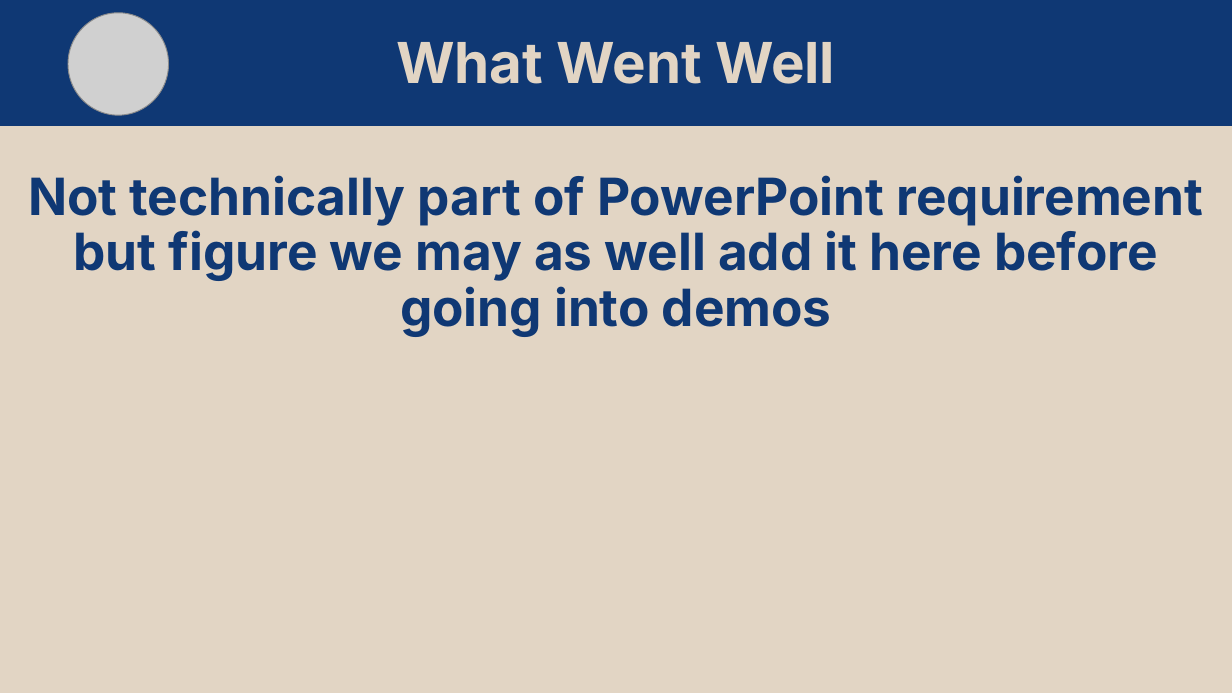
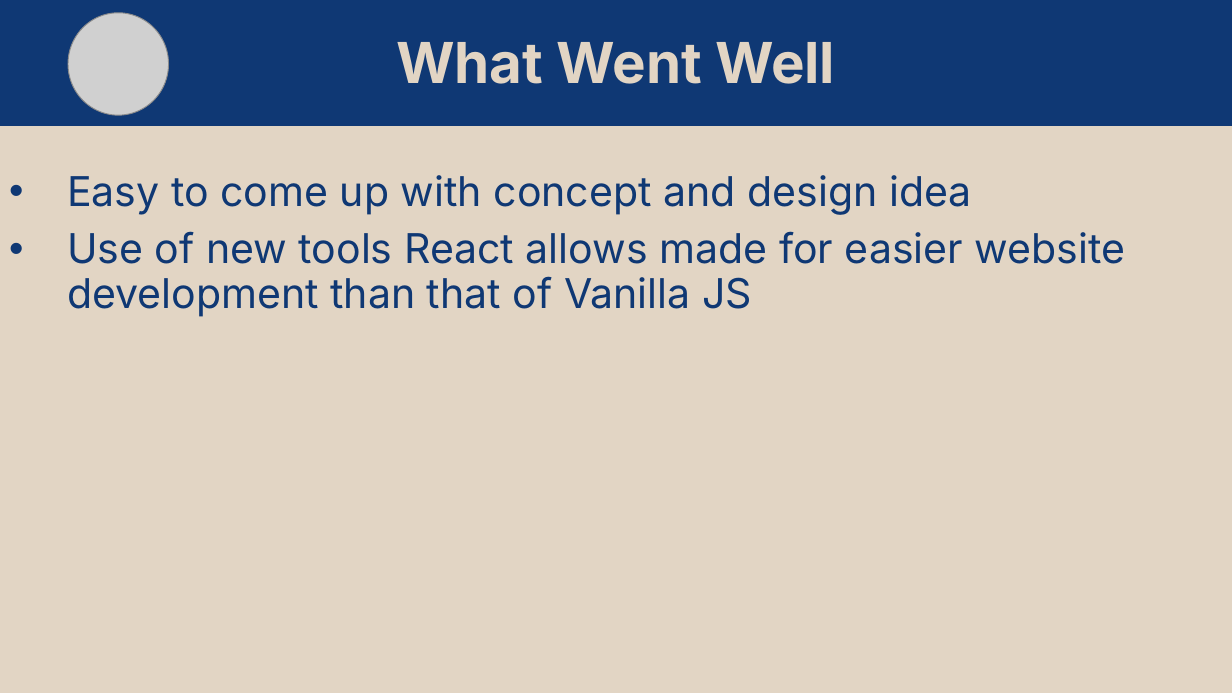
Before and after one commit to matt11matthew/NutritionCompass, a slide deck: slide 11 of diagrams/Nutrition Compass Presentation.pptx. Drawn at 1232x693 pixels with LibreOffice and Linux fonts; fonts in the diff are those of the drawing; grey boxes stand for pictures. Boxes give left, top, right and bottom in pixels: in the first picture for what was removed or moved away, otherwise in the second. Text is boxed around its words. In the diff, an @@ line names an element or a change of style, - is before the commit and + after.

```diff
--- a/diagrams/Nutrition Compass Presentation.pptx
+++ b/diagrams/Nutrition Compass Presentation.pptx
@@ text at [67,175,1126,317]: text changed; size 40 to 32 pt; bold off @@
-Not technically part of PowerPoint requirement but figure we may as well add it here before going into demos
+• Easy to come up with concept and design idea
+• Use of new tools React allows made for easier website development than that of Vanilla JS
```
Also in this commit, not shown: 5 other slides changed.
